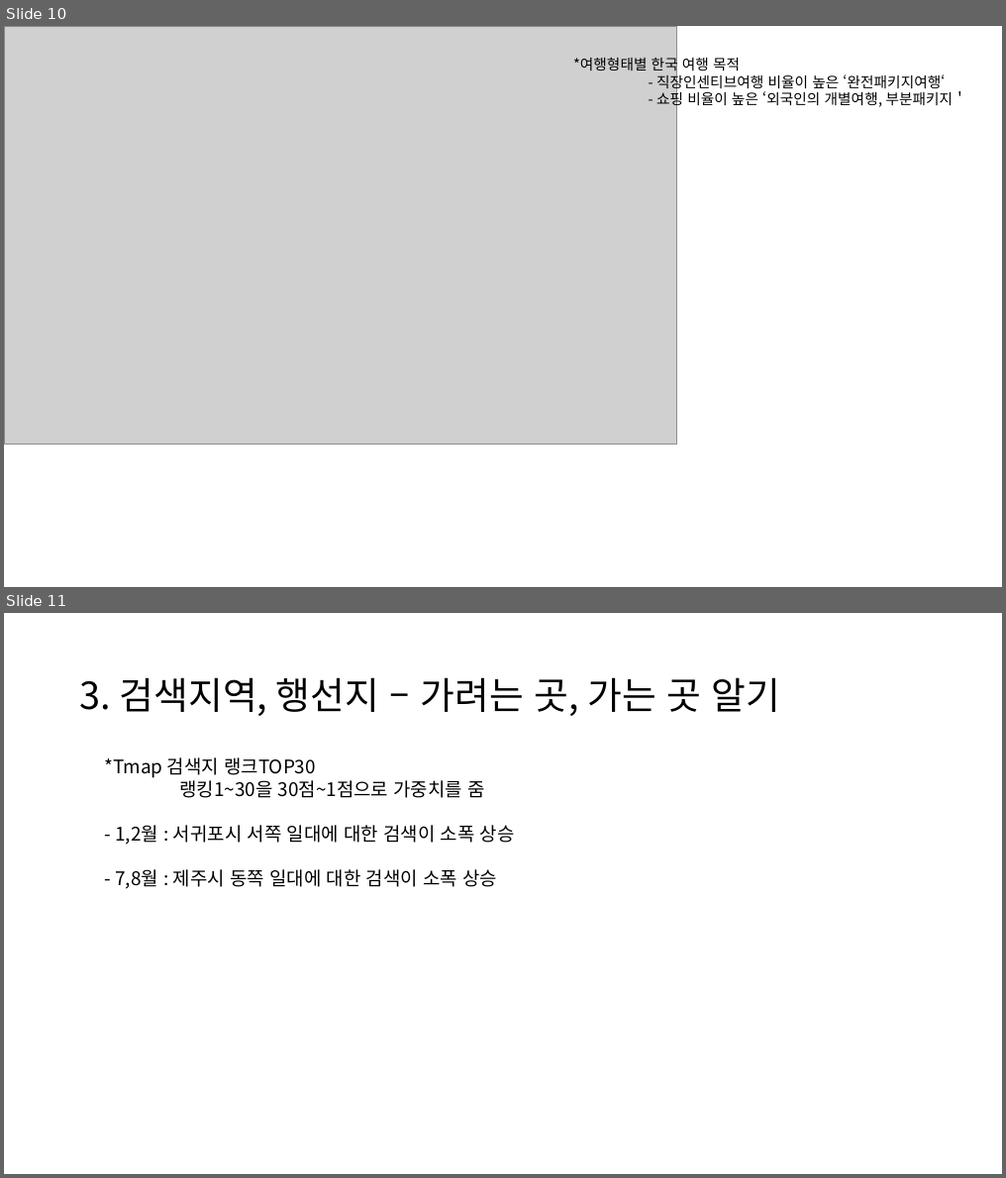
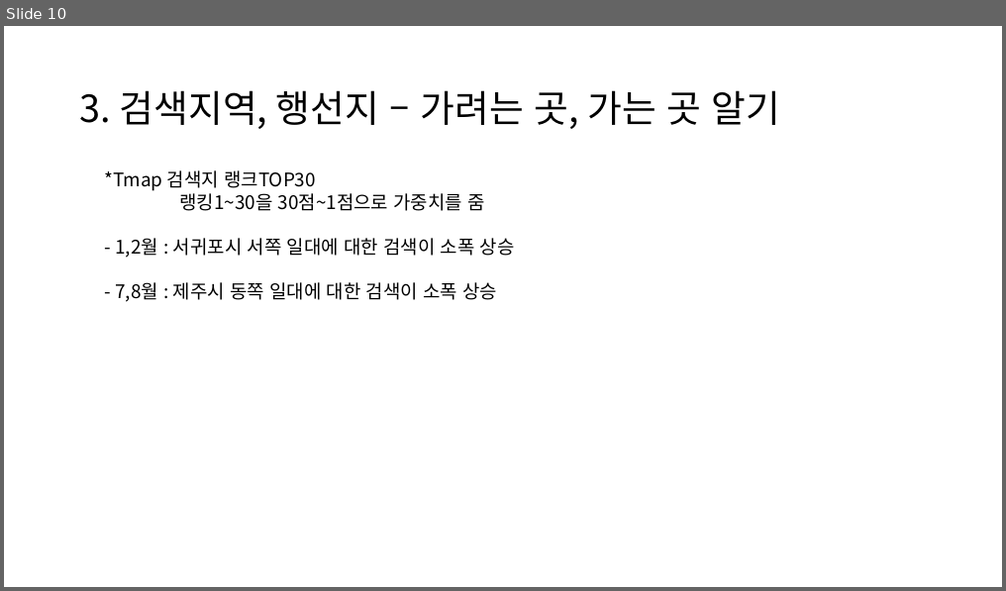
Before and after one commit to so-jeong0127/6-project, a slide deck: data/r 그래프.pptx. Shown one above the other, each under a label of ours: slides 10 and 11 before the commit, slide 10 after it. The pictures are 1006x1178 and 1006x591 pixels, drawn with LibreOffice and Linux fonts; fonts in the diff are those of the drawing; grey boxes stand for pictures. Boxes give left, top, right and bottom in pixels: in the first picture for what was removed or moved away, otherwise in the second. Text is boxed around its words. In the diff, an @@ line names an element or a change of style, - is before the commit and + after.

```diff
--- a/data/r 그래프.pptx
+++ b/data/r 그래프.pptx
@@ slide 10 removed at (4,26,1002,587), background #FFFFFF @@
@@ picture removed at (4,26,677,444) @@
@@ text removed at (573,56,967,109) @@
-*여행형태별 한국 여행 목적
-- 직장인센티브여행 비율이 높은 ‘완전패키지여행‘
-- 쇼핑 비율이 높은 ‘외국인의 개별여행, 부분패키지＇
@@ what was slide 11 is now slide 10 @@
```
Also in this commit, not shown: 8 slides changed, 2 slides added, 6 other slides removed, 4 other files.
